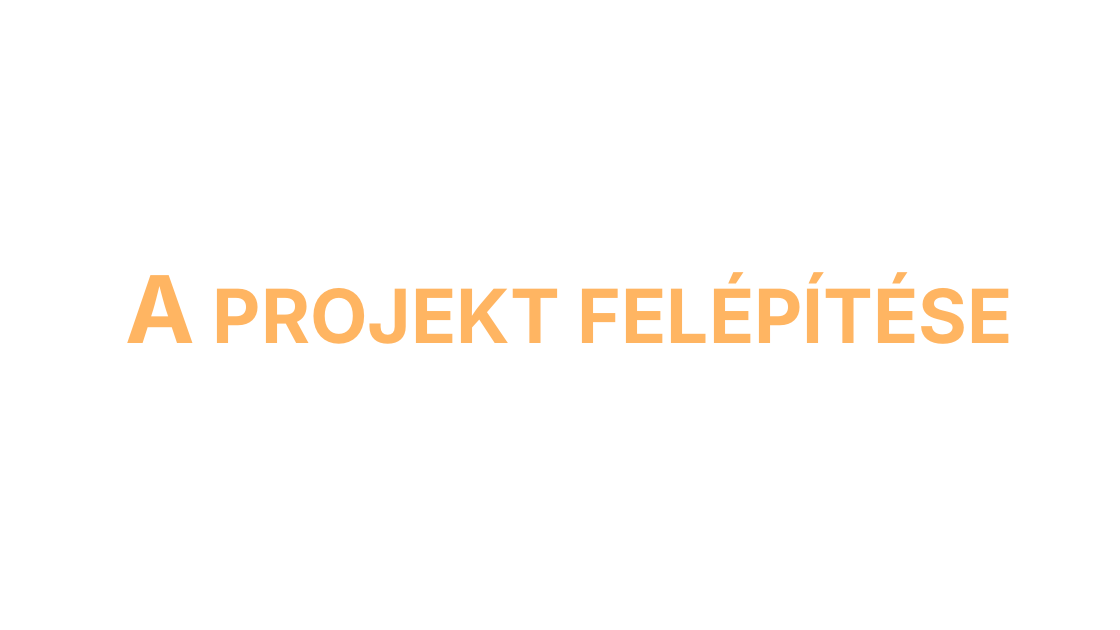
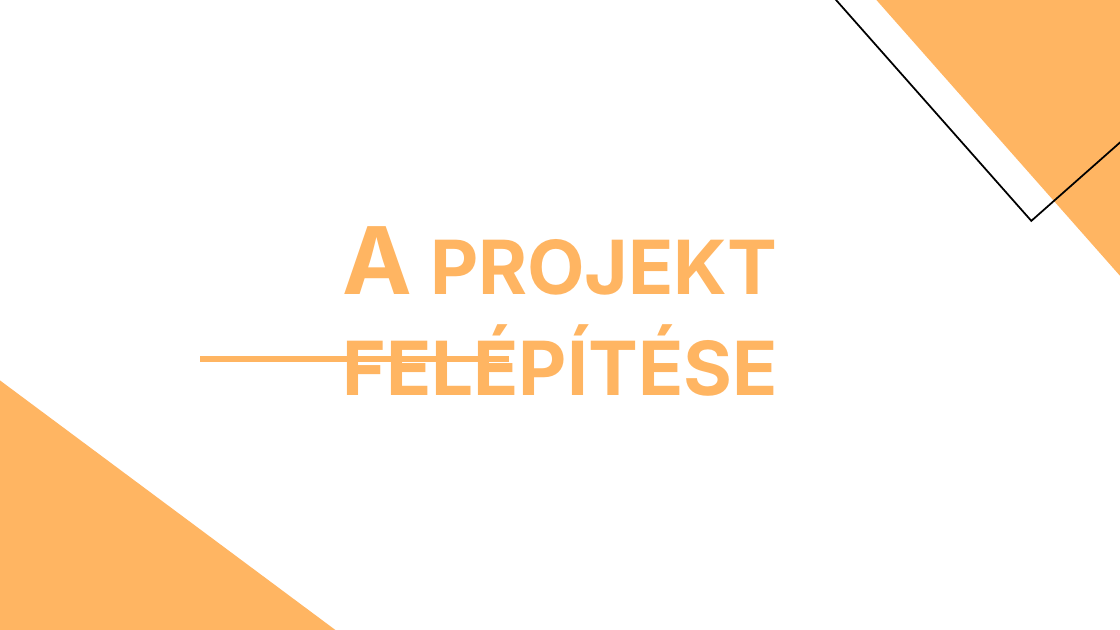
Before and after one commit to dzsofri/kulimuli.com, a slide deck: slide 10 of ikt projektfeladat.pptx (slide 8 before the commit). Drawn at 1120x630 pixels with LibreOffice and Linux fonts; fonts in the diff are those of the drawing. Boxes give left, top, right and bottom in pixels: in the first picture for what was removed or moved away, otherwise in the second. Text is boxed around its words. In the diff, an @@ line names an element or a change of style, - is before the commit and + after.

```diff
--- a/ikt projektfeladat.pptx
+++ b/ikt projektfeladat.pptx
@@ rectangle added at (x1=822, y1=0, x2=1120, y2=221), outline #000000 1.5 pt @@
@@ rectangle added at (x1=871, y1=0, x2=1120, y2=287), fill #FFB562 @@
@@ title "A projekt felépítése" rewrapped from (x1=126, y1=275, x2=1013, y2=344) to (x1=342, y1=226, x2=777, y2=396) @@
@@ line added from (201, 359) to (509, 359), #FFB562 4.5 pt @@
@@ rectangle added at (x1=0, y1=372, x2=355, y2=630), fill #FFB562 @@
```
Also in this commit, not shown: 11 other slides changed, 6 slides added.
